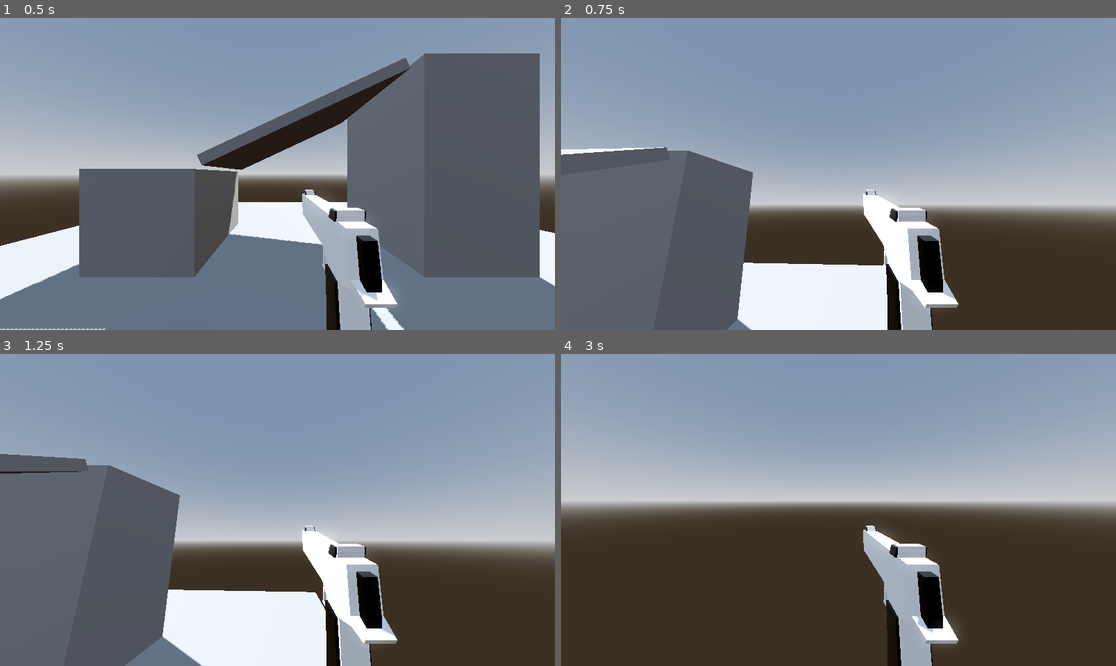
Above: before the commit, frames 1-4 (two rows, left to right).
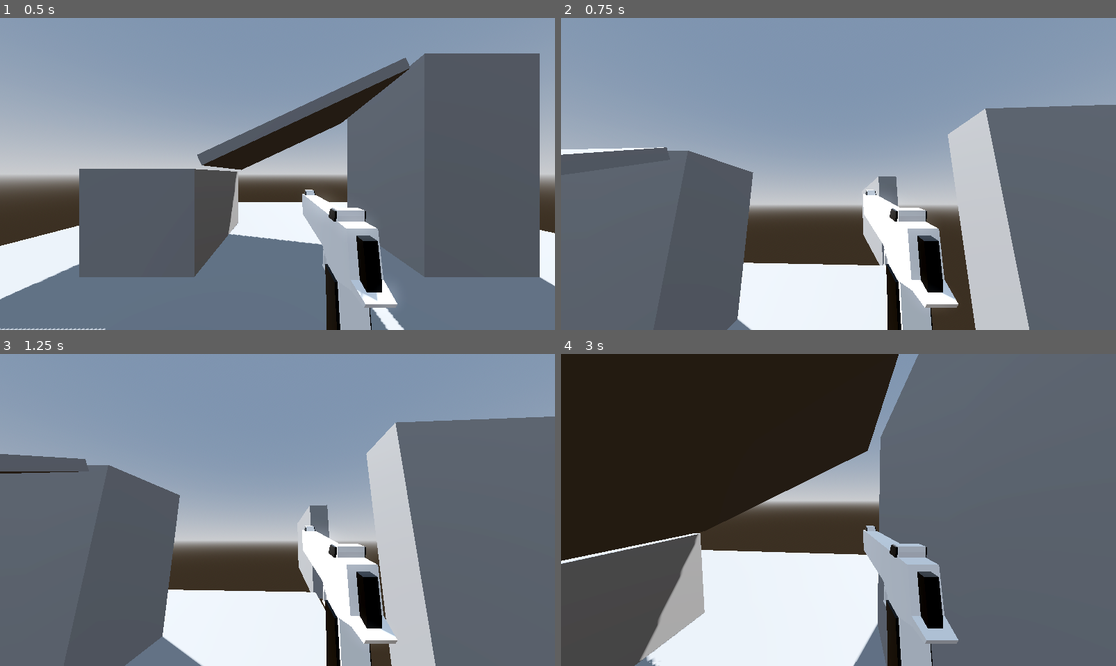
Above: after the commit, the same moments.

Repository: yespeeps/the-great-escape
Game: Godot game, scene res://scenes/main.tscn
Two runs of this game, one before a commit and one after it. Both use one fixed random seed, a clock stepped at 60 frames per second and the inputs below.
Inputs (mouse positions are in pixels of both pictures, inside the frame that each line leads up to):
- Up to frame 1 (0.5 s): no input
- Up to frame 2 (0.75 s): tap Enter at 0.5 s; move the mouse to (960, 158) at 0.52 s; hold D (input_right) from 0.53 s (still down); hold Space (jump) from 0.53 s (still down); click (960, 158) at 0.67 s
- Up to frame 3 (1.25 s): keep holding D (input_right); keep holding Space (jump)
- Up to frame 4 (3 s): move the mouse to (810, 510) at 1.27 s; release D (input_right) at 1.28 s; release Space (jump) at 1.28 s; hold W (input_forward) from 1.28 s (still down); tap Ctrl (crouch) at 1.35 s; tap Space (jump) at 1.52, 1.55, 1.82, 2.3 s; move the mouse to (849, 503) at 2.02 s; hold Shift (sprint) 2.03-2.78 s; move the mouse to (832, 516) at 2.77 s; tap Enter at 2.85 s

Frame 1 is identical in both runs. In frame 2, 19% of the frame differs, in the area x 54-100%, y 27-100%; in frame 3, 25%; in frame 4, 89%, in the area x 0-100%, y 0-100%.

Commit message:
works (probably)

Diff:
--- a/scenes/main.tscn
+++ b/scenes/main.tscn
@@ -25,6 +25,8 @@
 shadow_enabled = true
 
 [node name="SourceController" parent="." instance=ExtResource("2_sugp2")]
+wall_jump_up_force = 8.0
+wall_jump_side_force = 9.11
 
 [node name="CSGBox3D" type="CSGBox3D" parent="."]
 transform = Transform3D(0.9, 0, 0, 0, 1, 0, 0, 0, 1, 0.75, -0.5, -4)
@@ -51,3 +53,13 @@
 transform = Transform3D(0.42261824, 0.9063078, 0, -0.9063078, 0.42261824, 0, 0, 0, 1, 0.4544288, 2.876217, -4.2071075)
 use_collision = true
 size = Vector3(0.2, 4, 3)
+
+[node name="CSGBox3D6" type="CSGBox3D" parent="."]
+transform = Transform3D(1, 0, 0, 0, 1, 0, 0, 0, 1, 2.999, 2, 7.5)
+use_collision = true
+size = Vector3(1, 5, 10)
+
+[node name="CSGBox3D7" type="CSGBox3D" parent="."]
+transform = Transform3D(-4.371139e-08, 0, 1, 0, 1, 0, -1, 0, -4.371139e-08, 13.999001, 2, 2.5)
+use_collision = true
+size = Vector3(1, 5, 10)
--- a/scenes/source_controller.tscn
+++ b/scenes/source_controller.tscn
@@ -7,7 +7,6 @@
 [ext_resource type="Script" uid="uid://ctvfi4ni0m338" path="res://scripts/state_machine.gd" id="6_oiiwm"]
 [ext_resource type="Script" uid="uid://dvapnrgjsm4tm" path="res://scripts/falling.gd" id="6_rsd00"]
 [ext_resource type="Script" uid="uid://dl8omehgps5vb" path="res://scripts/walljumping.gd" id="8_eqp4y"]
-[ext_resource type="Script" uid="uid://cljipemewk3ik" path="res://scripts/doublejumping.gd" id="9_eynor"]
 [ext_resource type="Script" uid="uid://ckc6p63af4fgu" path="res://scripts/wallrunning.gd" id="11_eeyhy"]
 
 [sub_resource type="CapsuleShape3D" id="CapsuleShape3D_n4ypa"]
@@ -91,7 +90,4 @@
 [node name="WallJumping" type="Node" parent="StateMachine"]
 script = ExtResource("8_eqp4y")
 
-[node name="DoubleJumping" type="Node" parent="StateMachine"]
-script = ExtResource("9_eynor")
-
 [connection signal="timeout" from="Exit Timer" to="." method="_on_exit_timer_timeout"]
--- a/scripts/doublejumping.gd
+++ /dev/null
@@ -1,6 +0,0 @@
-class_name DoubleJumping extends PlayerState
-
-func enter(previous_state_path: String, data := {}) -> void:
-	player.velocity.y += player.jump_velocity/2
-	player.velocity += player.jump_velocity * player.wish_dir
-	finished.emit(FALLING)
--- a/scripts/falling.gd
+++ b/scripts/falling.gd
@@ -1,33 +1,32 @@
+# TODO: add layer mask for walls
+
 class_name Falling extends PlayerState
 var can_wallrun := true
-var can_double_jump := true
+
+func _handle_air_physics(delta : float) -> void:
+	player.velocity.y -= player.gravity * delta
+	var cur_speed_in_wish_dir = player.velocity.dot(player.wish_dir)
+	var capped_speed = min((player.air_move_speed * player.wish_dir).length(), player.air_cap)
+
+	var add_speed_till_cap = capped_speed - cur_speed_in_wish_dir
+	if add_speed_till_cap > 0:
+		var accel_speed = player.air_accel * player.air_move_speed * delta
+		accel_speed = min(accel_speed, add_speed_till_cap)
+		player.velocity += accel_speed * player.wish_dir
 
 func enter(previous_state_path: String, data := {}) -> void:
 	if previous_state_path == WALLJUMPING:
+		player.velocity += player.force_to_apply
 		can_wallrun = false
-		await get_tree().create_timer(0.2).timeout
+		await get_tree().create_timer(1).timeout
 		can_wallrun = true
-
-	if previous_state_path == DOUBLEJUMPING:
-		can_double_jump = false
 
 func physics_update(delta: float) -> void:
 	if player.is_on_floor():
-		can_double_jump = true
 		finished.emit(RUNNING)
 
-	var normal = player.get_collision_x_normal()
-	var dot = 0.0
-	var angle_constraint
-
-	if normal != null:
-		dot = player.global_transform.basis.z.dot(normal)
-		angle_constraint = dot >= -0.5 and dot <= 0.5
-
-	if player.get_collision_x_normal() and can_wallrun and angle_constraint and not player.get_collision_down():
+	if player.get_collision_x_normal() and not player.get_collision_down() and can_wallrun and not player.input_dir:
 		print(player.global_transform.basis.z.dot(player.get_collision_x_normal()))
 		finished.emit(WALLRUNNING)
-	elif Input.is_action_just_pressed('jump') and can_double_jump:
-		finished.emit(DOUBLEJUMPING)
 
-	player._handle_air_physics(delta)
+	_handle_air_physics(delta)
--- a/scripts/player_state.gd
+++ b/scripts/player_state.gd
@@ -6,7 +6,6 @@
 const FALLING = "Falling"
 const WALLRUNNING = "WallRunning"
 const WALLJUMPING = "WallJumping"
-const DOUBLEJUMPING = "DoubleJumping"
 
 var player: Player
 
--- a/scripts/source_controller.gd
+++ b/scripts/source_controller.gd
@@ -18,10 +18,10 @@
 @export var air_accel := 800.0
 @export var air_move_speed := 500.0
 
-@export var wall_jump_up_force := 700
-@export var wall_jump_side_force := 1200
+@export var wall_jump_up_force := 60.0
+@export var wall_jump_side_force := 50.0
 @export var wall_run_boost := 2.0
-@export var wall_run_side_speed := 7.0
+@export var wall_run_side_speed := 120.0
 
 # Ground movement settings
 @export var walk_speed := 7
@@ -38,6 +38,7 @@
 
 var wish_dir := Vector3.ZERO
 var input_dir
+var force_to_apply : Vector3
 
 var gravity = ProjectSettings.get_setting('physics/3d/default_gravity')
 
@@ -92,16 +93,16 @@
 	return sprint_speed if Input.is_action_pressed('sprint') else walk_speed
 
 func update_rays():
-	var origin = global_transform.origin
+	var origin = global_position
 
 	ray_left.from = origin
-	ray_left.to = origin + Vector3(-0.6, 0, 0)
+	ray_left.to = origin + Vector3(-0.6, 0, 0) * global_basis
 
 	ray_right.from = origin
-	ray_right.to = origin + Vector3(0.6, 0, 0)
+	ray_right.to = origin + Vector3(0.6, 0, 0) * global_basis
 
 	ray_down.from = origin
-	ray_down.to = origin + Vector3(0, -0.6, 0)
+	ray_down.to = origin + Vector3(0, -0.6, 0) * global_basis
 
 func get_collision_x_normal():
 	var space = get_world_3d().direct_space_state
--- a/scripts/walljumping.gd
+++ b/scripts/walljumping.gd
@@ -1,9 +1,7 @@
 class_name WallJumping extends PlayerState
 
 func enter(previous_state_path: String, data := {}) -> void:
-	pass
+	finished.emit(FALLING)
 
-func physics_update(delta: float) -> void:
-	var force_to_apply = player.get_collision_x_normal() * player.wall_jump_side_force + player.global_transform.basis.y * player.wall_jump_up_force
-	player.velocity += force_to_apply * delta
-	finished.emit(FALLING)
+func exit():
+	player.force_to_apply = player.get_collision_x_normal() * player.wall_jump_side_force + player.global_transform.basis.y * player.wall_jump_up_force
--- a/scripts/wallrunning.gd
+++ b/scripts/wallrunning.gd
@@ -4,9 +4,10 @@
 func enter(_previous_state_path: String, _data := {}) -> void:
 	player.velocity.y /= 2
 	player.velocity += player.wall_run_boost * -player.global_transform.basis.z
+	print('ruh roh')
 
 func physics_update(delta: float) -> void:
-	if !player.get_collision_x_normal():
+	if !player.get_collision_x_normal() or player.input_dir:
 		finished.emit(FALLING)
 		return
 
@@ -15,3 +16,6 @@
 		finished.emit(WALLJUMPING)
 
 	player._handle_wallrun_physics(delta)
+
+func exit() -> void:
+	player.camera.position.y = 0
Not shown: 1 places in scenes/source_controller.tscn that only renumber resources
Not shown, removed: scripts/doublejumping.gd.uid
